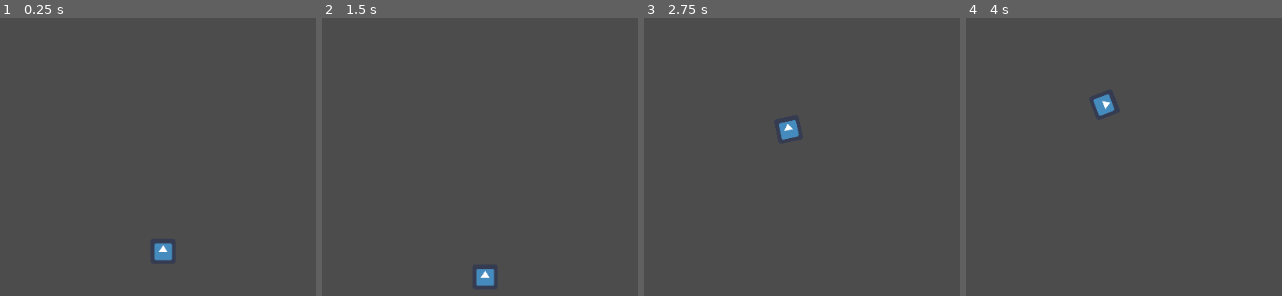
Above: before the commit, frames 1-4 (left to right).
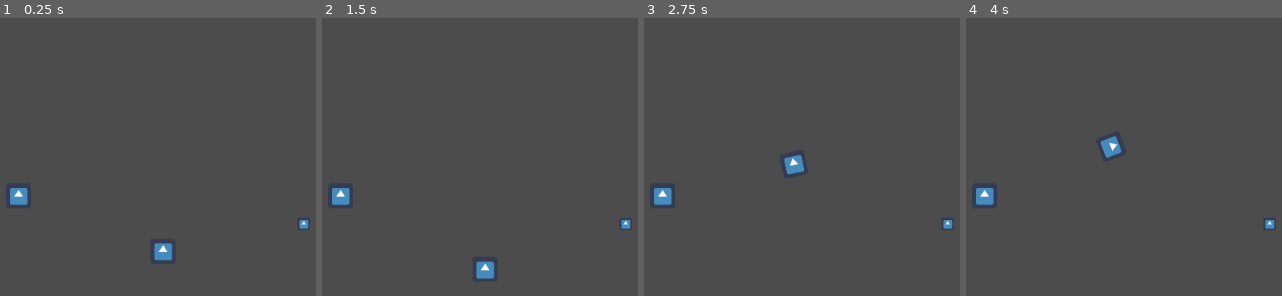
Above: after the commit, the same moments.

Repository: donato21/beetle-battle
Game: Godot game, scene res://App.tscn
Same seed, same stepped clock (60 frames per second), same inputs: the game is played once before the commit and once after it. The engine's default icon, where the game draws it, is replaced by a stand-in: a white triangle on a blue panel in a dark square.
Inputs:
- Up to frame 1 (0.25 s): no input
- Up to frame 2 (1.5 s): tap Enter at 0.5 s; hold Space (attack) 0.53-1.28 s; tap S (b) at 0.8, 1.35 s
- Up to frame 3 (2.75 s): tap W (f) at 1.55 s; tap Enter at 2 s; hold W (f) from 2.03 s (still down); tap A (l) at 2.3 s
- Up to frame 4 (4 s): release W (f) at 2.78 s; tap A (l) at 2.85 s; tap D (r) at 3.05 s; tap Space (attack) at 3.5, 3.8 s; hold D (r) from 3.53 s (still down)

The runs differ from the first frame. In frame 1, 0.4% of the frame differs, in the area x 3-98%, y 61-76%; in frame 2, 0.8%; in frame 3, 1.2%; in frame 4, 1.2%, in the area x 3-98%, y 27-76%.

Commit message:
Basic Aphid and Enemy shell working as well as areas

Diff:
--- a/App.tscn
+++ b/App.tscn
@@ -1,8 +1,16 @@
-[gd_scene load_steps=2 format=2]
+[gd_scene load_steps=4 format=2]
 
 [ext_resource path="res://entities/player/Player.tscn" type="PackedScene" id=1]
+[ext_resource path="res://entities/enemy/Enemy.tscn" type="PackedScene" id=2]
+[ext_resource path="res://entities/aphids/Aphid.tscn" type="PackedScene" id=3]
 
 [node name="App" type="Node"]
 
 [node name="Player" parent="." instance=ExtResource( 1 )]
 position = Vector2( 498, 299 )
+
+[node name="Enemy" parent="." instance=ExtResource( 2 )]
+position = Vector2( 313, 228 )
+
+[node name="Aphid" parent="." instance=ExtResource( 3 )]
+position = Vector2( 678, 264 )
--- /dev/null
+++ b/entities/aphids/Aphid.gd
@@ -0,0 +1,34 @@
+extends KinematicBody2D
+
+var predators = []
+
+func _process(delta):
+	if predators.size() <= 0:
+		idle()
+	else:
+		run()
+
+func _on_DetectArea_body_entered(body):
+	if body != self:
+		predators.push_front(body)
+
+func _on_DetectArea_body_exited(body):
+	if body != self:
+		predators.erase(body)
+
+func idle():
+	pass
+
+func run():
+	var targets = []
+	for predator in predators:
+		targets.push_back([predator, position.distance_to(predator.position)])
+	for target in targets:
+		if target[1] < targets.front()[1]:
+			targets.push_front(targets.pop_at(targets.find(target)))
+	var target_dir = targets.front()[0].rotation
+	rotation = lerp(rotation, target_dir, 0.3)
+	move_and_slide((Vector2.UP * 100).rotated(rotation))
+
+func hit():
+	print("Aphid("+name+"): YEOUCH!!!")
--- /dev/null
+++ b/entities/aphids/Aphid.tscn
@@ -0,0 +1,44 @@
+[gd_scene load_steps=7 format=2]
+
+[ext_resource path="res://entities/aphids/Aphid.gd" type="Script" id=1]
+[ext_resource path="res://entities/player/HitArea.gd" type="Script" id=2]
+[ext_resource path="res://icon.png" type="Texture" id=3]
+
+[sub_resource type="CircleShape2D" id=1]
+radius = 7.0
+
+[sub_resource type="CircleShape2D" id=2]
+radius = 7.0
+
+[sub_resource type="CircleShape2D" id=3]
+radius = 58.0
+
+[node name="Aphid" type="KinematicBody2D"]
+collision_layer = 4
+collision_mask = 4
+script = ExtResource( 1 )
+
+[node name="Sprite" type="Sprite" parent="."]
+scale = Vector2( 0.25, 0.25 )
+texture = ExtResource( 3 )
+
+[node name="CollisionShape2D" type="CollisionShape2D" parent="."]
+shape = SubResource( 1 )
+
+[node name="HitArea" type="Area2D" parent="."]
+collision_mask = 2
+script = ExtResource( 2 )
+
+[node name="CollisionShape2D" type="CollisionShape2D" parent="HitArea"]
+shape = SubResource( 2 )
+
+[node name="DetectArea" type="Area2D" parent="."]
+collision_layer = 4
+collision_mask = 4
+
+[node name="CollisionShape2D" type="CollisionShape2D" parent="DetectArea"]
+shape = SubResource( 3 )
+
+[connection signal="area_entered" from="HitArea" to="HitArea" method="_on_HitArea_area_entered"]
+[connection signal="body_entered" from="DetectArea" to="." method="_on_DetectArea_body_entered"]
+[connection signal="body_exited" from="DetectArea" to="." method="_on_DetectArea_body_exited"]
--- /dev/null
+++ b/entities/bug-parts/DetectArea.tscn
@@ -0,0 +1,9 @@
+[gd_scene load_steps=2 format=2]
+
+[sub_resource type="CircleShape2D" id=1]
+radius = 58.0
+
+[node name="DetectArea" type="Area2D"]
+
+[node name="CollisionShape2D" type="CollisionShape2D" parent="."]
+shape = SubResource( 1 )
--- /dev/null
+++ b/entities/bug-parts/HitArea.tscn
@@ -0,0 +1,15 @@
+[gd_scene load_steps=3 format=2]
+
+[ext_resource path="res://entities/player/HitArea.gd" type="Script" id=1]
+
+[sub_resource type="CircleShape2D" id=2]
+radius = 15.0
+
+[node name="HitArea" type="Area2D"]
+collision_mask = 2
+script = ExtResource( 1 )
+
+[node name="CollisionShape2D" type="CollisionShape2D" parent="."]
+shape = SubResource( 2 )
+
+[connection signal="area_entered" from="." to="." method="_on_HitArea_area_entered"]
--- /dev/null
+++ b/entities/bug-parts/Weapon.tscn
@@ -0,0 +1,26 @@
+[gd_scene load_steps=3 format=2]
+
+[ext_resource path="res://entities/player/Weapon.gd" type="Script" id=1]
+
+[sub_resource type="RectangleShape2D" id=3]
+extents = Vector2( 10, 5 )
+
+[node name="Weapon" type="Node2D"]
+script = ExtResource( 1 )
+
+[node name="Area2D" type="Area2D" parent="."]
+position = Vector2( 0, -21 )
+collision_layer = 2
+
+[node name="CollisionShape2D" type="CollisionShape2D" parent="Area2D"]
+shape = SubResource( 3 )
+disabled = true
+
+[node name="DurationTimer" type="Timer" parent="."]
+one_shot = true
+
+[node name="AttackTimer" type="Timer" parent="."]
+one_shot = true
+
+[connection signal="timeout" from="DurationTimer" to="." method="_on_DurationTimer_timeout"]
+[connection signal="timeout" from="AttackTimer" to="." method="_on_AttackTimer_timeout"]
--- /dev/null
+++ b/entities/enemy/Enemy.gd
@@ -0,0 +1,4 @@
+extends KinematicBody2D
+
+func hit():
+	print("Enemy: Yeouch!!!")
--- /dev/null
+++ b/entities/enemy/Enemy.tscn
@@ -0,0 +1,34 @@
+[gd_scene load_steps=6 format=2]
+
+[ext_resource path="res://entities/player/HitArea.gd" type="Script" id=1]
+[ext_resource path="res://entities/enemy/Enemy.gd" type="Script" id=2]
+[ext_resource path="res://icon.png" type="Texture" id=4]
+
+[sub_resource type="CircleShape2D" id=1]
+radius = 15.0
+
+[sub_resource type="CircleShape2D" id=2]
+radius = 7.0
+
+[node name="Enemy" type="KinematicBody2D"]
+collision_layer = 4
+collision_mask = 4
+script = ExtResource( 2 )
+
+[node name="Sprite" type="Sprite" parent="."]
+scale = Vector2( 0.5, 0.5 )
+texture = ExtResource( 4 )
+
+[node name="CollisionShape2D" type="CollisionShape2D" parent="."]
+shape = SubResource( 1 )
+
+[node name="HitArea" type="Area2D" parent="."]
+collision_mask = 2
+script = ExtResource( 1 )
+
+[node name="CollisionShape2D" type="CollisionShape2D" parent="HitArea"]
+shape = SubResource( 2 )
+
+[node name="WeaponNode" type="Node2D" parent="."]
+
+[connection signal="area_entered" from="HitArea" to="HitArea" method="_on_HitArea_area_entered"]
--- /dev/null
+++ b/entities/player/HitArea.gd
@@ -0,0 +1,4 @@
+extends Area2D
+
+func _on_HitArea_area_entered(area):
+	get_parent().hit()
--- a/entities/player/Player.gd
+++ b/entities/player/Player.gd
@@ -5,9 +5,14 @@
 var vel_rot = Vector2.ZERO
 var acc = Vector2.ZERO
 
-const speed = 70
+const speed = 50
 const max_speed = 250
 const friction = 0.2
+
+var damage = 10
+var attack_speed = .7
+var attack_duration = .1
+var armor_piercing = 2
 
 func _ready():
 	var timer = Timer.new()
@@ -42,14 +47,9 @@
 	#print(vel)
 	pass
 
-func _input(_event):
-	pass
+func _input(event):
+	if event.is_action_pressed("attack"):
+		$WeaponNode.get_child(0).attack()
 
-func on_hit():
-	pass
-
-func attack():
-	pass
-
-func add_points():
-	pass
+func hit():
+	print("Player: Yeouch!!!")
--- a/entities/player/Player.tscn
+++ b/entities/player/Player.tscn
@@ -1,18 +1,22 @@
-[gd_scene load_steps=6 format=2]
+[gd_scene load_steps=8 format=2]
 
 [ext_resource path="res://entities/player/Player.gd" type="Script" id=1]
 [ext_resource path="res://icon.png" type="Texture" id=2]
+[ext_resource path="res://entities/player/Weapon.gd" type="Script" id=3]
+[ext_resource path="res://entities/player/HitArea.gd" type="Script" id=4]
 
 [sub_resource type="CircleShape2D" id=1]
 radius = 15.0
 
 [sub_resource type="CircleShape2D" id=2]
-radius = 15.0
+radius = 7.0
 
 [sub_resource type="RectangleShape2D" id=3]
 extents = Vector2( 10, 5 )
 
 [node name="Player" type="KinematicBody2D"]
+collision_layer = 4
+collision_mask = 4
 script = ExtResource( 1 )
 
 [node name="Sprite" type="Sprite" parent="."]
@@ -23,16 +27,31 @@
 shape = SubResource( 1 )
 
 [node name="HitArea" type="Area2D" parent="."]
+collision_mask = 2
+script = ExtResource( 4 )
 
 [node name="CollisionShape2D" type="CollisionShape2D" parent="HitArea"]
 shape = SubResource( 2 )
 
-[node name="Weapon" type="Node2D" parent="."]
+[node name="WeaponNode" type="Node2D" parent="."]
 
-[node name="Biter" type="Node2D" parent="Weapon"]
+[node name="Biter" type="Node2D" parent="WeaponNode"]
+script = ExtResource( 3 )
 
-[node name="Area2D" type="Area2D" parent="Weapon/Biter"]
+[node name="Area2D" type="Area2D" parent="WeaponNode/Biter"]
 position = Vector2( 0, -21 )
+collision_layer = 2
 
-[node name="CollisionShape2D" type="CollisionShape2D" parent="Weapon/Biter/Area2D"]
+[node name="CollisionShape2D" type="CollisionShape2D" parent="WeaponNode/Biter/Area2D"]
 shape = SubResource( 3 )
+disabled = true
+
+[node name="DurationTimer" type="Timer" parent="WeaponNode/Biter"]
+one_shot = true
+
+[node name="AttackTimer" type="Timer" parent="WeaponNode/Biter"]
+one_shot = true
+
+[connection signal="area_entered" from="HitArea" to="HitArea" method="_on_HitArea_area_entered"]
+[connection signal="timeout" from="WeaponNode/Biter/DurationTimer" to="WeaponNode/Biter" method="_on_DurationTimer_timeout"]
+[connection signal="timeout" from="WeaponNode/Biter/AttackTimer" to="WeaponNode/Biter" method="_on_AttackTimer_timeout"]
--- /dev/null
+++ b/entities/player/Weapon.gd
@@ -0,0 +1,29 @@
+extends Node2D
+
+var damage = 0
+var attack_speed = 0
+var attack_duration = 0
+var armor_piercing = 0
+var can_attack = true
+
+func _ready():
+	damage = get_parent().get_parent().damage
+	attack_speed = get_parent().get_parent().attack_speed
+	armor_piercing = get_parent().get_parent().armor_piercing
+	attack_duration = get_parent().get_parent().attack_duration
+	$DurationTimer.set_wait_time(attack_duration)
+	$AttackTimer.set_wait_time(attack_speed)
+
+func attack():
+	if can_attack:
+		$Area2D/CollisionShape2D.set_disabled(false)
+		$DurationTimer.start()
+
+func _on_DurationTimer_timeout():
+	$Area2D/CollisionShape2D.set_disabled(true)
+	can_attack = false
+	$AttackTimer.start()
+
+
+func _on_AttackTimer_timeout():
+	can_attack = true
--- a/project.godot
+++ b/project.godot
@@ -47,6 +47,12 @@
  ]
 }
 
+[layer_names]
+
+2d_physics/layer_1="Hit Boxes"
+2d_physics/layer_2="Attack Areas"
+2d_physics/layer_3="Bug Colliders"
+
 [physics]
 
 common/enable_pause_aware_picking=true
